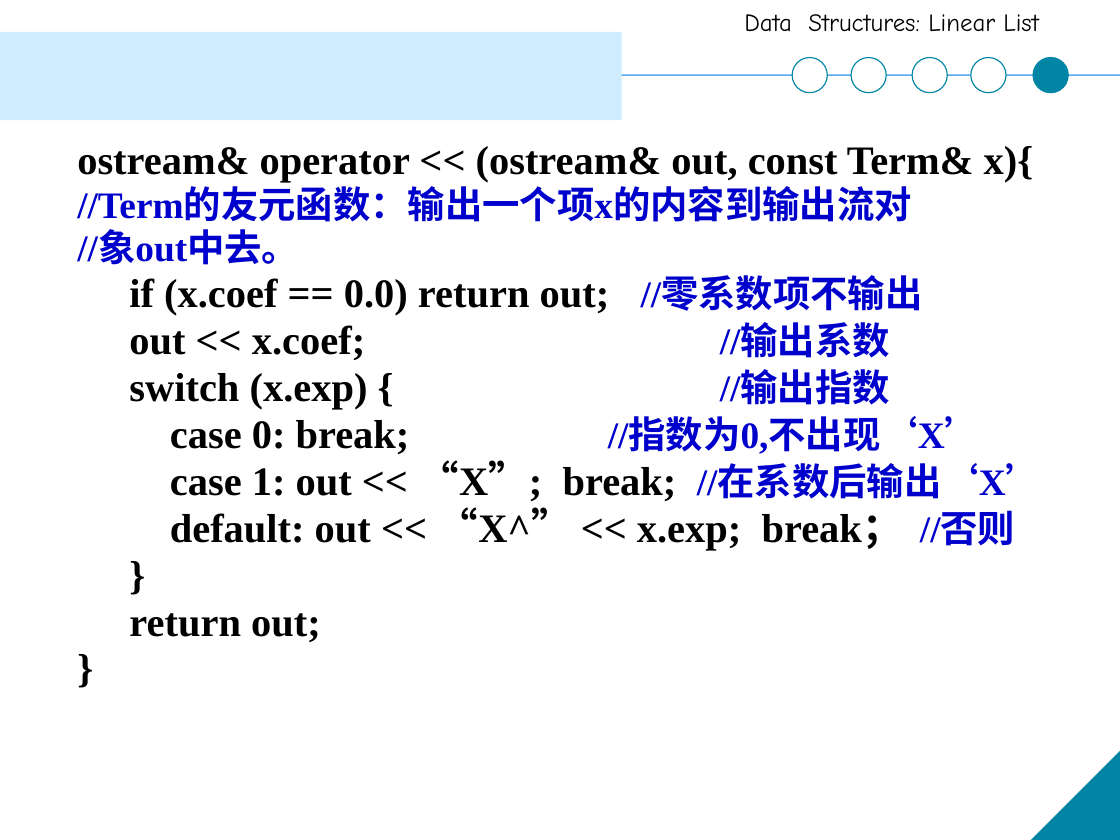
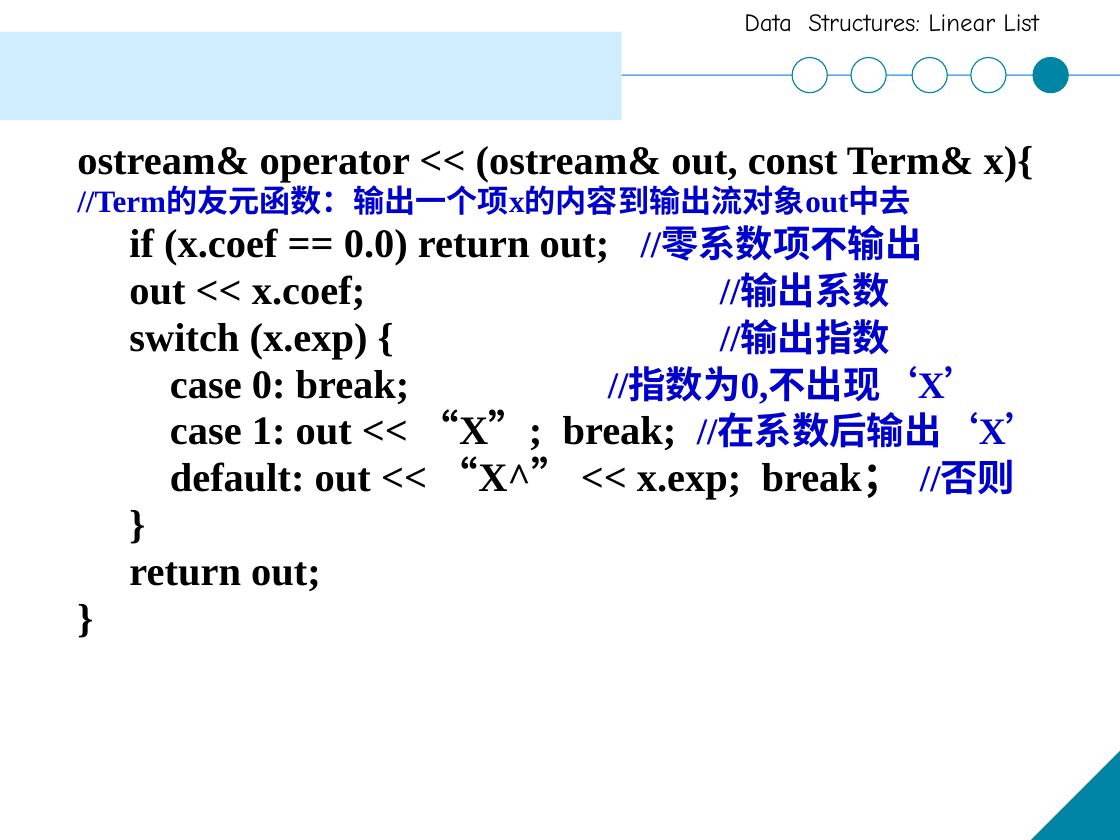
Before and after one commit to XinweiJiang/xinweijiang.github.io, a slide deck: slide 114 of course/ds-a/ds-a-ch2.pptx. Drawn at 1120x840 pixels with LibreOffice and Linux fonts; fonts in the diff are those of the drawing. Boxes give left, top, right and bottom in pixels: in the first picture for what was removed or moved away, otherwise in the second. Text is boxed around its words. In the diff, an @@ line names an element or a change of style, - is before the commit and + after.

```diff
--- a/course/ds-a/ds-a-ch2.pptx
+++ b/course/ds-a/ds-a-ch2.pptx
@@ text at <box>77,188,911,215</box>: text changed; size 24 to 20 pt @@
-//Term的友元函数：输出一个项x的内容到输出流对
-//象out中去。
+//Term的友元函数：输出一个项x的内容到输出流对象out中去
```
Also in this commit, not shown: 17 other slides changed.
